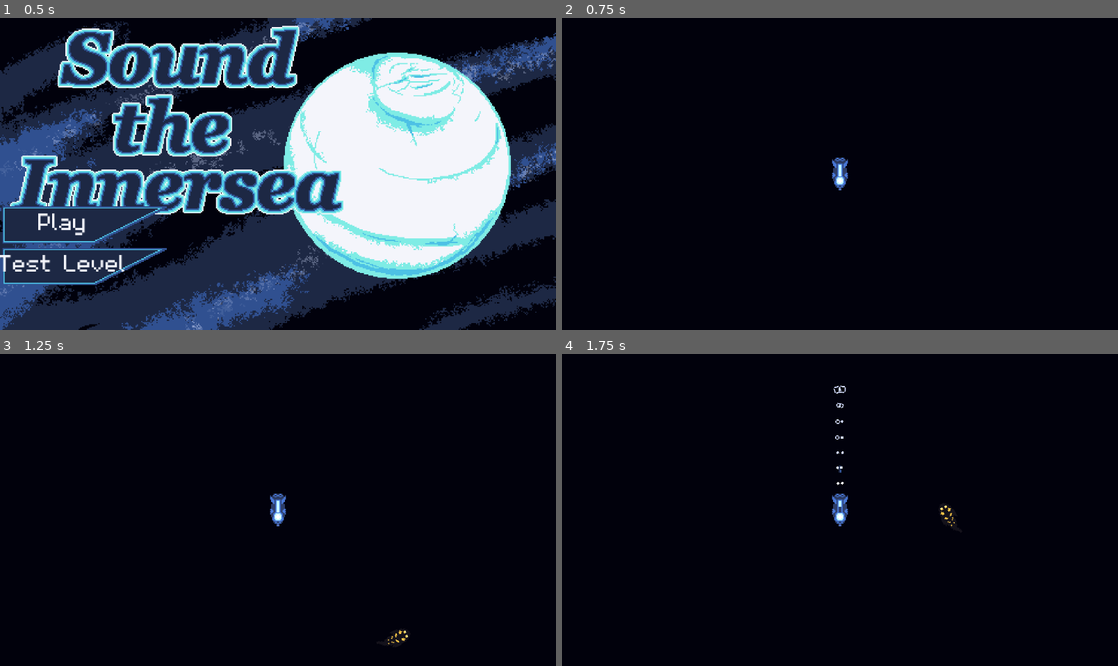
Above: before the commit, frames 1-4 (two rows, left to right).
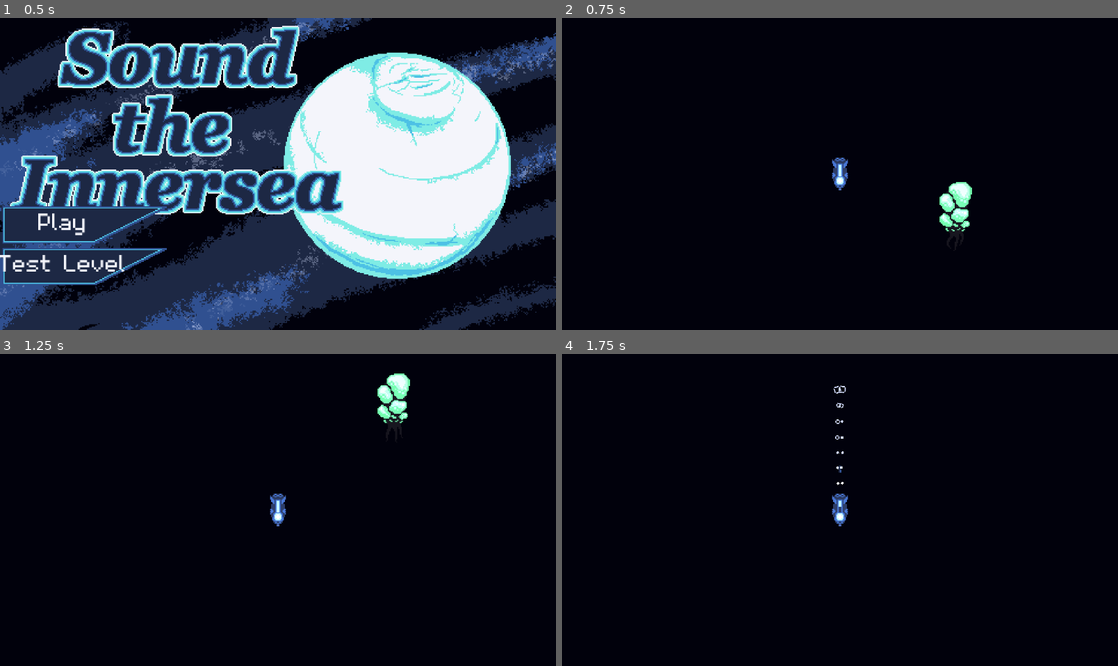
Above: after the commit, the same moments.

Repository: austingwatson/Depths
Game: Godot game, scene res://scenes/title_screen.tscn
Same seed, same stepped clock (60 frames per second), same inputs: the game is played once before the commit and once after it. Sound files missing from this copy of the repository are replaced by a short silence.
Inputs (mouse positions are in pixels of both pictures, inside the frame that each line leads up to):
- Up to frame 1 (0.5 s): no input
- Up to frame 2 (0.75 s): click "Test Level" at 0.5 s
- Up to frame 3 (1.25 s): no input
- Up to frame 4 (1.75 s): tap Enter at 1.25 s; move the mouse to (962, 494) at 1.27 s; hold Space (thrust) from 1.28 s (still down); tap Mouse wheel down (change_weapon_down) at 1.35 s; click (962, 494) at 1.42 s

Frame 1 is identical in both runs. In frame 2, 0.6% of the frame differs, in the area x 67-74%, y 52-69%; in frame 3, 0.7%, in the area x 67-74%, y 6-94%; in frame 4, less than 0.1%.

Commit message:
fixed spawners

Diff:
--- a/scenes/entity/actor/big_floater.tscn
+++ b/scenes/entity/actor/big_floater.tscn
@@ -1,182 +1,95 @@
-[gd_scene load_steps=27 format=3 uid="uid://bolryx0e2fpp7"]
+[gd_scene load_steps=14 format=3 uid="uid://clmenjb7bo3fd"]
 
-[ext_resource type="PackedScene" uid="uid://dgefqrqeh3evl" path="res://scenes/component/movement.tscn" id="1_oslxi"]
-[ext_resource type="PackedScene" uid="uid://yr7unnis4qow" path="res://scenes/component/fish_sprite.tscn" id="2_2ldnu"]
+[ext_resource type="PackedScene" uid="uid://8oxdyj66sd4m" path="res://scenes/entity/actor/floater.tscn" id="1_yyiyj"]
 [ext_resource type="Texture2D" uid="uid://b52loa0ba8u2j" path="res://assets/textures/entity/big_floater.png" id="3_uoj4v"]
-[ext_resource type="Texture2D" uid="uid://bpw0l05oeby6o" path="res://assets/textures/entity/big_floater_normals.png" id="4_wu100"]
-[ext_resource type="PackedScene" uid="uid://b0rymrbfbbdhr" path="res://scenes/component/hurt_box.tscn" id="5_oualg"]
-[ext_resource type="Texture2D" uid="uid://dgb36hfijxjf1" path="res://assets/textures/effects/2d_lights_and_shadows_neutral_point_light.png" id="6_07jvc"]
-[ext_resource type="PackedScene" uid="uid://bbcnk1lc1bia3" path="res://scenes/component/player_distance.tscn" id="7_uc4en"]
-[ext_resource type="Texture2D" uid="uid://i6plrgcblxll" path="res://assets/textures/effects/effect_sheet.png" id="8_u2fdv"]
 
-[sub_resource type="AtlasTexture" id="AtlasTexture_7cldm"]
+[sub_resource type="AtlasTexture" id="AtlasTexture_gqlh0"]
 atlas = ExtResource("3_uoj4v")
 region = Rect2(0, 0, 32, 64)
 
-[sub_resource type="AtlasTexture" id="AtlasTexture_8pshl"]
+[sub_resource type="AtlasTexture" id="AtlasTexture_cm100"]
 atlas = ExtResource("3_uoj4v")
 region = Rect2(0, 64, 32, 64)
 
-[sub_resource type="AtlasTexture" id="AtlasTexture_jumg0"]
+[sub_resource type="AtlasTexture" id="AtlasTexture_sw7ca"]
 atlas = ExtResource("3_uoj4v")
 region = Rect2(0, 128, 32, 64)
 
-[sub_resource type="AtlasTexture" id="AtlasTexture_dhex2"]
+[sub_resource type="AtlasTexture" id="AtlasTexture_5u0ob"]
 atlas = ExtResource("3_uoj4v")
 region = Rect2(0, 192, 32, 64)
 
-[sub_resource type="SpriteFrames" id="SpriteFrames_ew2wq"]
+[sub_resource type="SpriteFrames" id="SpriteFrames_yrexu"]
 animations = [{
 "frames": [{
 "duration": 1.0,
-"texture": SubResource("AtlasTexture_7cldm")
+"texture": SubResource("AtlasTexture_gqlh0")
 }, {
 "duration": 1.0,
-"texture": SubResource("AtlasTexture_8pshl")
+"texture": SubResource("AtlasTexture_cm100")
 }, {
 "duration": 1.0,
-"texture": SubResource("AtlasTexture_jumg0")
+"texture": SubResource("AtlasTexture_sw7ca")
 }, {
 "duration": 1.0,
-"texture": SubResource("AtlasTexture_dhex2")
+"texture": SubResource("AtlasTexture_5u0ob")
 }],
 "loop": true,
 "name": &"default",
 "speed": 5.0
 }]
 
-[sub_resource type="AtlasTexture" id="AtlasTexture_lglwj"]
+[sub_resource type="AtlasTexture" id="AtlasTexture_ams0t"]
 atlas = ExtResource("3_uoj4v")
 region = Rect2(32, 0, 32, 64)
 
-[sub_resource type="AtlasTexture" id="AtlasTexture_m774u"]
+[sub_resource type="AtlasTexture" id="AtlasTexture_oslxi"]
 atlas = ExtResource("3_uoj4v")
 region = Rect2(32, 64, 32, 64)
 
-[sub_resource type="AtlasTexture" id="AtlasTexture_0hgxs"]
+[sub_resource type="AtlasTexture" id="AtlasTexture_2ldnu"]
 atlas = ExtResource("3_uoj4v")
 region = Rect2(32, 128, 32, 64)
 
-[sub_resource type="AtlasTexture" id="AtlasTexture_xcdwi"]
+[sub_resource type="AtlasTexture" id="AtlasTexture_uoj4v"]
 atlas = ExtResource("3_uoj4v")
 region = Rect2(32, 192, 32, 64)
 
-[sub_resource type="SpriteFrames" id="SpriteFrames_xfhml"]
+[sub_resource type="SpriteFrames" id="SpriteFrames_wu100"]
 animations = [{
 "frames": [{
 "duration": 1.0,
-"texture": SubResource("AtlasTexture_lglwj")
+"texture": SubResource("AtlasTexture_ams0t")
 }, {
 "duration": 1.0,
-"texture": SubResource("AtlasTexture_m774u")
+"texture": SubResource("AtlasTexture_oslxi")
 }, {
 "duration": 1.0,
-"texture": SubResource("AtlasTexture_0hgxs")
+"texture": SubResource("AtlasTexture_2ldnu")
 }, {
 "duration": 1.0,
-"texture": SubResource("AtlasTexture_xcdwi")
+"texture": SubResource("AtlasTexture_uoj4v")
 }],
 "loop": true,
 "name": &"default",
 "speed": 5.0
 }]
 
-[sub_resource type="AtlasTexture" id="AtlasTexture_4cn2g"]
-atlas = ExtResource("4_wu100")
-region = Rect2(0, 0, 32, 64)
+[sub_resource type="CapsuleShape2D" id="CapsuleShape2D_gqlh0"]
+radius = 16.0
+height = 64.0
 
-[sub_resource type="AtlasTexture" id="AtlasTexture_0phh5"]
-atlas = ExtResource("4_wu100")
-region = Rect2(0, 64, 32, 64)
+[node name="BigFloater" instance=ExtResource("1_yyiyj")]
+heal = 2
 
-[sub_resource type="AtlasTexture" id="AtlasTexture_wta5v"]
-atlas = ExtResource("4_wu100")
-region = Rect2(0, 128, 32, 64)
+[node name="FishSprite" parent="." index="1"]
+base_animation = SubResource("SpriteFrames_yrexu")
+outline_animation = SubResource("SpriteFrames_wu100")
 
-[sub_resource type="AtlasTexture" id="AtlasTexture_2b6al"]
-atlas = ExtResource("4_wu100")
-region = Rect2(0, 192, 32, 64)
-
-[sub_resource type="SpriteFrames" id="SpriteFrames_l4r0l"]
-animations = [{
-"frames": [{
-"duration": 1.0,
-"texture": SubResource("AtlasTexture_4cn2g")
-}, {
-"duration": 1.0,
-"texture": SubResource("AtlasTexture_0phh5")
-}, {
-"duration": 1.0,
-"texture": SubResource("AtlasTexture_wta5v")
-}, {
-"duration": 1.0,
-"texture": SubResource("AtlasTexture_2b6al")
-}],
-"loop": true,
-"name": &"default",
-"speed": 5.0
-}]
-
-[sub_resource type="CapsuleShape2D" id="CapsuleShape2D_2g12u"]
-radius = 16.0
-height = 100.0
-
-[sub_resource type="AtlasTexture" id="AtlasTexture_1lxdu"]
-atlas = ExtResource("8_u2fdv")
-region = Rect2(48, 24, 8, 8)
-
-[sub_resource type="Gradient" id="Gradient_q5mgg"]
-offsets = PackedFloat32Array(0, 0.723247, 1)
-colors = PackedColorArray(1, 1, 1, 1, 1, 1, 1, 1, 1, 1, 1, 0)
-
-[node name="BigFloater" type="Node2D"]
-
-[node name="Movement" parent="." instance=ExtResource("1_oslxi")]
-max_speed = 10.0
-acceleration = 2.0
-deceleration = 100.0
-
-[node name="FishSprite" parent="." node_paths=PackedStringArray("entity") instance=ExtResource("2_2ldnu")]
-entity = NodePath("..")
-base_animation = SubResource("SpriteFrames_ew2wq")
-outline_animation = SubResource("SpriteFrames_xfhml")
-eye_animation = SubResource("SpriteFrames_l4r0l")
-visible_rect = Rect2(-8, -16, 16, 32)
-show_time = 1.0
-
-[node name="HurtBox" parent="." instance=ExtResource("5_oualg")]
-collision_layer = 40
-collision_mask = 2
+[node name="HurtBox" parent="." index="2"]
 max_health = 4
 health = 4
-shape = SubResource("CapsuleShape2D_2g12u")
+shape = SubResource("CapsuleShape2D_gqlh0")
 
-[node name="Light" type="PointLight2D" parent="."]
-position = Vector2(0, -9)
-color = Color(0.722702, 0.999442, 0.675061, 1)
-energy = 0.4
-texture = ExtResource("6_07jvc")
-offset = Vector2(0, 4)
-texture_scale = 0.25
-
-[node name="PlayerDistance" parent="." instance=ExtResource("7_uc4en")]
-distance = 500.0
-
-[node name="DeathPop" type="CPUParticles2D" parent="."]
-emitting = false
-texture = SubResource("AtlasTexture_1lxdu")
-one_shot = true
-explosiveness = 0.9
-randomness = 0.36
-emission_shape = 2
-emission_sphere_radius = 6.0
-direction = Vector2(0, 0)
-spread = 180.0
-gravity = Vector2(0, -80)
-initial_velocity_min = 15.0
-initial_velocity_max = 45.0
-radial_accel_min = 32.0
-radial_accel_max = 32.0
-damping_min = 60.0
-damping_max = 60.0
-color_ramp = SubResource("Gradient_q5mgg")
+[node name="Light" parent="." index="3"]
+texture_scale = 0.3
--- /dev/null
+++ b/scenes/entity/actor/deep_fish.tscn
@@ -0,0 +1,5 @@
+[gd_scene load_steps=2 format=3 uid="uid://0nd5b0b486jy"]
+
+[ext_resource type="PackedScene" uid="uid://daxpl8wgwrd7w" path="res://scenes/entity/actor/hunter_fish.tscn" id="1_vgwbg"]
+
+[node name="DeepFish" instance=ExtResource("1_vgwbg")]
--- a/scenes/game.tscn
+++ b/scenes/game.tscn
@@ -1,13 +1,10 @@
-[gd_scene load_steps=31 format=3 uid="uid://c2s5gjmj8y12a"]
+[gd_scene load_steps=47 format=3 uid="uid://c2s5gjmj8y12a"]
 
 [ext_resource type="PackedScene" uid="uid://ciuquonjnfqut" path="res://scenes/ui/hud.tscn" id="1_uwrxv"]
 [ext_resource type="Script" uid="uid://o83brxwooeeu" path="res://scripts/game.gd" id="1_yqjtg"]
 [ext_resource type="Texture2D" uid="uid://12ua2mse0rn8" path="res://assets/textures/level/deep_background.png" id="2_ir15t"]
 [ext_resource type="PackedScene" uid="uid://bcobtgraohaxm" path="res://scenes/entity/spawner.tscn" id="2_lbhrr"]
 [ext_resource type="Texture2D" uid="uid://cihdw6creftsj" path="res://assets/textures/level/ice_background_parallax.png" id="3_ca42v"]
-[ext_resource type="PackedScene" uid="uid://daxpl8wgwrd7w" path="res://scenes/entity/actor/hunter_fish.tscn" id="3_lnu2h"]
-[ext_resource type="PackedScene" uid="uid://8oxdyj66sd4m" path="res://scenes/entity/actor/floater.tscn" id="4_iywne"]
-[ext_resource type="PackedScene" uid="uid://ckn07253t3ahu" path="res://scenes/entity/actor/urchin.tscn" id="4_lbhrr"]
 [ext_resource type="Texture2D" uid="uid://cajt7vppy4c1h" path="res://assets/textures/level/ice_middleground_parallax.png" id="4_rysoc"]
 [ext_resource type="Texture2D" uid="uid://ioy6p73a7v1l" path="res://assets/textures/level/ice_shelf.png" id="6_u5sy4"]
 [ext_resource type="Texture2D" uid="uid://yqvus5wdpfom" path="res://assets/textures/level/currents_parallax.png" id="7_ca42v"]
@@ -16,55 +13,112 @@
 [ext_resource type="Texture2D" uid="uid://dokvvrp78f7cn" path="res://assets/textures/level/ice_tunnel.png" id="8_gee14"]
 [ext_resource type="Texture2D" uid="uid://bcfvhcan1b35c" path="res://assets/textures/effects/ies_lights_model2.png" id="8_kvuet"]
 [ext_resource type="PackedScene" uid="uid://cnnmg6jwxpv4p" path="res://scenes/entity/ice_shelf.tscn" id="9_0tnpc"]
+[ext_resource type="PackedScene" uid="uid://ckn07253t3ahu" path="res://scenes/entity/actor/urchin.tscn" id="12_ir15t"]
 [ext_resource type="PackedScene" uid="uid://c6yylqny5blw1" path="res://scenes/entity/drops/resource_pickup.tscn" id="12_ssvqc"]
+[ext_resource type="PackedScene" uid="uid://daxpl8wgwrd7w" path="res://scenes/entity/actor/hunter_fish.tscn" id="13_ca42v"]
+[ext_resource type="PackedScene" uid="uid://0nd5b0b486jy" path="res://scenes/entity/actor/deep_fish.tscn" id="15_1kice"]
+[ext_resource type="PackedScene" uid="uid://8oxdyj66sd4m" path="res://scenes/entity/actor/floater.tscn" id="16_5newe"]
+[ext_resource type="PackedScene" uid="uid://clmenjb7bo3fd" path="res://scenes/entity/actor/big_floater.tscn" id="17_37s47"]
 [ext_resource type="PackedScene" uid="uid://3efyhd6vkgla" path="res://scenes/entity/sea_floor.tscn" id="17_rysoc"]
 
 [sub_resource type="CanvasItemMaterial" id="CanvasItemMaterial_vtaks"]
 light_mode = 1
 
+[sub_resource type="Curve" id="Curve_e1j6l"]
+_limits = [0.0, 1.0, 0.0, 10000.0]
+
+[sub_resource type="Curve" id="Curve_pl11u"]
+_limits = [0.0, 1.0, 0.0, 10000.0]
+
+[sub_resource type="Curve" id="Curve_bhx41"]
+_limits = [0.0, 1.0, 0.0, 10000.0]
+
+[sub_resource type="Curve" id="Curve_qnb83"]
+_limits = [0.0, 1.0, 0.0, 10000.0]
+
+[sub_resource type="Curve" id="Curve_ca42v"]
+_limits = [0.0, 25.0, 0.0, 10000.0]
+_data = [Vector2(0, 3.5), 0.0, 0.0, 0, 0, Vector2(6634, 14), 0.0, 0.0, 0, 0, Vector2(8090, 25), 0.0, 0.0, 0, 0, Vector2(10000, 25), 0.0, 0.0, 0, 0]
+point_count = 4
+
+[sub_resource type="Curve" id="Curve_rysoc"]
+_limits = [0.0, 25.0, 0.0, 10000.0]
+_data = [Vector2(0, 5), 0.0, 0.0, 0, 0, Vector2(2491, 5), 0.0, 0.0, 0, 0, Vector2(5113, 13), 0.0, 0.0, 0, 0, Vector2(10000, 8), 0.0, 0.0, 0, 0]
+point_count = 4
+
+[sub_resource type="Curve" id="Curve_ssvqc"]
+_limits = [0.0, 50.0, 0.0, 10000.0]
+_data = [Vector2(0, 25), 0.0, 0.0, 0, 0, Vector2(2621, 23), 0.0, 0.0, 0, 0, Vector2(5113, 26), 0.0, 0.0, 0, 0, Vector2(10000, 44), 0.0, 0.0, 0, 0]
+point_count = 4
+
 [sub_resource type="Curve" id="Curve_264po"]
-_limits = [0.0, 1.0, 0.0, 10000.0]
-_data = [Vector2(0, 0), 0.0, 0.0, 0, 0, Vector2(10000, 0), 0.0, 0.0, 0, 0]
-point_count = 2
+_limits = [1.0, 10.0, 0.0, 10000.0]
+_data = [Vector2(10000, 3), 0.0, 0.0, 0, 0]
+point_count = 1
 
 [sub_resource type="Curve" id="Curve_1kice"]
-_limits = [0.0, 1.0, 0.0, 10000.0]
+_limits = [1.0, 10.0, 0.0, 10000.0]
+_data = [Vector2(550, 1), 0.0, 0.0, 0, 0, Vector2(809, 2), 0.0, 0.0, 0, 0, Vector2(4919, 5), 0.0, 0.0, 0, 0, Vector2(8640, 8), 0.0, 0.0, 0, 0, Vector2(10000, 6), 0.0, 0.0, 0, 0]
+point_count = 5
 
 [sub_resource type="Curve" id="Curve_5newe"]
-_limits = [0.0, 1.0, 0.0, 10000.0]
+_limits = [0.0, 25.0, 0.0, 10000.0]
+_data = [Vector2(0, 5), 0.0, 0.0, 0, 0, Vector2(2491, 5), 0.0, 0.0, 0, 0, Vector2(5113, 13), 0.0, 0.0, 0, 0, Vector2(10000, 9), 0.0, 0.0, 0, 0]
+point_count = 4
 
 [sub_resource type="Curve" id="Curve_37s47"]
-_limits = [0.0, 1.0, 0.0, 10000.0]
-
-[sub_resource type="Curve" id="Curve_gee14"]
+_limits = [0.0, 50.0, 0.0, 10000.0]
+_data = [Vector2(0, 25), 0.0, 0.0, 0, 0, Vector2(2621, 23), 0.0, 0.0, 0, 0, Vector2(5113, 26), 0.0, 0.0, 0, 0, Vector2(10000, 45), 0.0, 0.0, 0, 0]
+point_count = 4
+
+[sub_resource type="Curve" id="Curve_bt5mj"]
 _limits = [1.0, 10.0, 0.0, 10000.0]
-_data = [Vector2(550.162, 1), 0.0, 0.000203532, 0, 0, Vector2(809.062, 2.13381), 0.0, 0.0, 0, 0, Vector2(4919.09, 4.65405), 0.000572086, 0.000572086, 0, 0, Vector2(8640.78, 8.31984), 0.0, 0.0, 0, 0, Vector2(10000, 6.02872), -0.00235986, 0.0, 0, 0]
-point_count = 5
-
-[sub_resource type="Curve" id="Curve_iywne"]
+_data = [Vector2(10000, 3), 0.0, 0.0, 0, 0]
+point_count = 1
+
+[sub_resource type="Curve" id="Curve_sww3w"]
+_limits = [0.0, 1.0, 0.0, 10000.0]
+
+[sub_resource type="Curve" id="Curve_suyxu"]
+_limits = [0.0, 1.0, 0.0, 10000.0]
+
+[sub_resource type="Curve" id="Curve_sgl2t"]
+_limits = [0.0, 1.0, 0.0, 10000.0]
+
+[sub_resource type="Curve" id="Curve_qouja"]
+_limits = [0.0, 1.0, 0.0, 10000.0]
+
+[sub_resource type="Curve" id="Curve_wljb1"]
+_limits = [0.0, 10.0, 0.0, 10000.0]
+_data = [Vector2(0, 8), 0.0, 0.0, 0, 0, Vector2(2362, 4), 0.0, 0.0, 0, 0, Vector2(10000, 7), 0.0, 0.0, 0, 0]
+point_count = 3
+
+[sub_resource type="Curve" id="Curve_v2yb1"]
 _limits = [0.0, 25.0, 0.0, 10000.0]
-_data = [Vector2(0, 5.05875), 0.0, 0.0, 0, 0, Vector2(2491.91, 5.27089), 0.000304891, 0.000304891, 0, 0, Vector2(5113.27, 13.1201), 0.0, 0.0, 0, 0, Vector2(10000, 8.66514), -0.00446061, 0.0, 0, 0]
-point_count = 4
-
-[sub_resource type="Curve" id="Curve_p57ef"]
+_data = [Vector2(0, 5), 0.0, 0.0, 0, 0, Vector2(2491, 5), 0.0, 0.0, 0, 0, Vector2(5113, 13), 0.0, 0.0, 0, 0, Vector2(10000, 8), 0.0, 0.0, 0, 0]
+point_count = 4
+
+[sub_resource type="Curve" id="Curve_js0lu"]
 _limits = [0.0, 50.0, 0.0, 10000.0]
-_data = [Vector2(0, 25.3916), 0.0, -0.000319764, 0, 0, Vector2(2621.36, 23.6945), 0.00138003, 0.00138003, 0, 0, Vector2(5113.27, 26.2402), 0.0, 0.0, 0, 0, Vector2(10000, 44.9086), 0.00694076, 0.0, 0, 0]
-point_count = 4
-
-[sub_resource type="Curve" id="Curve_u5sy4"]
-_limits = [1.0, 10.0, 0.0, 10000.0]
-_data = [Vector2(10000, 3.27937), 0.0, 0.0, 0, 0]
+_data = [Vector2(0, 25), 0.0, 0.0, 0, 0, Vector2(2621, 23), 0.0, 0.0, 0, 0, Vector2(5113, 26), 0.0, 0.0, 0, 0, Vector2(10000, 44), 0.0, 0.0, 0, 0]
+point_count = 4
+
+[sub_resource type="Curve" id="Curve_gxtfn"]
+_limits = [0.0, 10.0, 0.0, 10000.0]
+_data = [Vector2(10000, 3), 0.0, 0.0, 0, 0]
 point_count = 1
 
-[sub_resource type="Curve" id="Curve_0tnpc"]
-_limits = [0.0, 25.0, 0.0, 10000.0]
-_data = [Vector2(0, 3.57376), 0.0, 0.000198641, 0, 0, Vector2(6634.3, 13.7565), 0.00476739, 0.00476739, 0, 0, Vector2(8090.62, 25), -0.000297962, -0.000297962, 0, 0, Vector2(10000, 25), 0.0, 0.0, 0, 0]
-point_count = 4
-
-[sub_resource type="Curve" id="Curve_vtaks"]
-_limits = [0.0, 10.0, 0.0, 10000.0]
-_data = [Vector2(0, 8.54115), 0.0, -0.000141732, 0, 0, Vector2(2362.46, 4.40773), 0.0, 0.0, 0, 0, Vector2(10000, 7.00125), 0.0, 0.0, 0, 0]
-point_count = 3
+[sub_resource type="Curve" id="Curve_twgab"]
+_limits = [0.0, 1.0, 0.0, 10000.0]
+
+[sub_resource type="Curve" id="Curve_02fa5"]
+_limits = [0.0, 1.0, 0.0, 10000.0]
+
+[sub_resource type="Curve" id="Curve_nepv3"]
+_limits = [0.0, 1.0, 0.0, 10000.0]
+
+[sub_resource type="Curve" id="Curve_7025r"]
+_limits = [0.0, 1.0, 0.0, 10000.0]
 
 [sub_resource type="Environment" id="Environment_lbhrr"]
 background_mode = 3
@@ -154,19 +208,33 @@
 energy = 2.0
 texture = ExtResource("8_kvuet")
 
-[node name="ResearchSpawner" parent="." instance=ExtResource("2_lbhrr")]
+[node name="Spawners" type="Node2D" parent="."]
+
+[node name="ResearchSpawner" parent="Spawners" instance=ExtResource("2_lbhrr")]
+disable = true
+type = 3
 enemy_scene = ExtResource("12_ssvqc")
-max_amount = SubResource("Curve_264po")
-lower_spawn_curve = SubResource("Curve_1kice")
-upper_spawn_curve = SubResource("Curve_5newe")
-timer_curve = SubResource("Curve_37s47")
-
-[node name="HunterFishSpawner" parent="." instance=ExtResource("2_lbhrr")]
-enemy_scene = ExtResource("3_lnu2h")
-max_amount = SubResource("Curve_gee14")
-lower_spawn_curve = SubResource("Curve_iywne")
-upper_spawn_curve = SubResource("Curve_p57ef")
-timer_curve = SubResource("Curve_u5sy4")
+max_amount = SubResource("Curve_e1j6l")
+lower_spawn_curve = SubResource("Curve_pl11u")
+upper_spawn_curve = SubResource("Curve_bhx41")
+timer_curve = SubResource("Curve_qnb83")
+margin = 25.0
+
+[node name="UrchinSpawner" parent="Spawners" instance=ExtResource("2_lbhrr")]
+type = 1
+enemy_scene = ExtResource("12_ir15t")
+max_amount = SubResource("Curve_ca42v")
+lower_spawn_curve = SubResource("Curve_rysoc")
+upper_spawn_curve = SubResource("Curve_ssvqc")
+timer_curve = SubResource("Curve_264po")
+margin = 25.0
+
+[node name="FishSpawner" parent="Spawners" instance=ExtResource("2_lbhrr")]
+enemy_scene = ExtResource("13_ca42v")
+max_amount = SubResource("Curve_1kice")
+lower_spawn_curve = SubResource("Curve_5newe")
+upper_spawn_curve = SubResource("Curve_37s47")
+timer_curve = SubResource("Curve_bt5mj")
 spawn_locations = [{
 "value": "up",
 "weight": 0
@@ -182,20 +250,46 @@
 }]
 margin = 25.0
 
-[node name="UrchinSpawner" parent="." instance=ExtResource("2_lbhrr")]
-enemy_scene = ExtResource("4_lbhrr")
-max_amount = SubResource("Curve_0tnpc")
-lower_spawn_curve = SubResource("Curve_iywne")
-upper_spawn_curve = SubResource("Curve_p57ef")
-timer_curve = SubResource("Curve_u5sy4")
-margin = 25.0
-
-[node name="FloaterSpawner" parent="." instance=ExtResource("2_lbhrr")]
-enemy_scene = ExtResource("4_iywne")
-max_amount = SubResource("Curve_vtaks")
-lower_spawn_curve = SubResource("Curve_iywne")
-upper_spawn_curve = SubResource("Curve_p57ef")
-timer_curve = SubResource("Curve_u5sy4")
+[node name="DeepFishSpawner" parent="Spawners" instance=ExtResource("2_lbhrr")]
+disable = true
+type = 5
+enemy_scene = ExtResource("15_1kice")
+max_amount = SubResource("Curve_sww3w")
+lower_spawn_curve = SubResource("Curve_suyxu")
+upper_spawn_curve = SubResource("Curve_sgl2t")
+timer_curve = SubResource("Curve_qouja")
+spawn_locations = [{
+"value": "up",
+"weight": 0
+}, {
+"value": "left",
+"weight": 0
+}, {
+"value": "down",
+"weight": 100
+}, {
+"value": "right",
+"weight": 0
+}]
+margin = 25.0
+
+[node name="FloaterSpawner" parent="Spawners" instance=ExtResource("2_lbhrr")]
+type = 2
+enemy_scene = ExtResource("16_5newe")
+max_amount = SubResource("Curve_wljb1")
+lower_spawn_curve = SubResource("Curve_v2yb1")
+upper_spawn_curve = SubResource("Curve_js0lu")
+timer_curve = SubResource("Curve_gxtfn")
+margin = 25.0
+
+[node name="BigFloaterSpawner" parent="Spawners" instance=ExtResource("2_lbhrr")]
+disable = true
+type = 4
+enemy_scene = ExtResource("17_37s47")
+max_amount = SubResource("Curve_twgab")
+lower_spawn_curve = SubResource("Curve_02fa5")
+upper_spawn_curve = SubResource("Curve_nepv3")
+timer_curve = SubResource("Curve_7025r")
 margin = 25.0
 
 [node name="HUD" parent="." instance=ExtResource("1_uwrxv")]
--- a/scripts/entity/spawner.gd
+++ b/scripts/entity/spawner.gd
@@ -6,6 +6,8 @@
 	URCHIN,
 	FLOATER,
 	RESEARCH,
+	BIG_FLOATER,
+	DEEP_FISH,
 }
 
 @export var disable := false
--- a/scripts/test_level.gd
+++ b/scripts/test_level.gd
@@ -7,6 +7,10 @@
 	EntityManager.add_entity(player, false)
 	player.initial_drop = false
 
-	var hunter_fish := preload("res://scenes/entity/actor/hunter_fish.tscn").instantiate()
-	hunter_fish.global_position = Vector2(100, 300)
-	EntityManager.add_entity(hunter_fish, true)
+	#var hunter_fish := preload("res://scenes/entity/actor/hunter_fish.tscn").instantiate()
+	#hunter_fish.global_position = Vector2(100, 300)
+	#EntityManager.add_entity(hunter_fish, true)
+
+	var big_floater := preload("res://scenes/entity/actor/big_floater.tscn").instantiate()
+	big_floater.global_position = Vector2(100, 100)
+	EntityManager.add_entity(big_floater, true)
